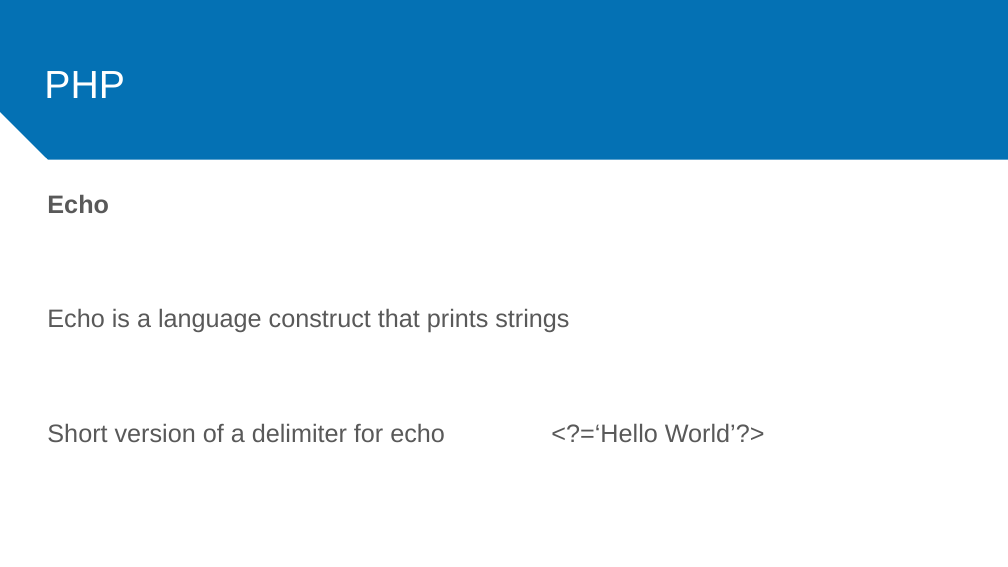
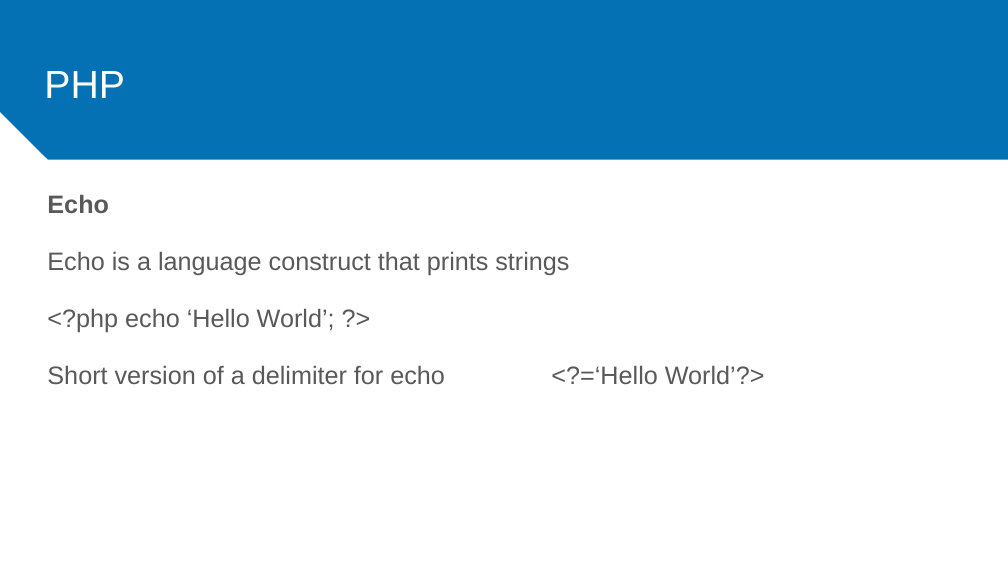
Before and after one commit to dominguesgm/Workshop-WebDev, a slide deck: slide 27 of presentation/webdev workshop.pptx (slide 23 before the commit). Drawn at 1008x567 pixels with LibreOffice and Linux fonts; fonts in the diff are those of the drawing. Boxes give left, top, right and bottom in pixels: in the first picture for what was removed or moved away, otherwise in the second. Text is boxed around its words. In the diff, an @@ line names an element or a change of style, - is before the commit and + after.

```diff
--- a/presentation/webdev workshop.pptx
+++ b/presentation/webdev workshop.pptx
@@ text at (47, 308, 335, 332): paragraph added @@
+<?php echo ‘Hello World’; ?>
```
Also in this commit, not shown: 2 other slides changed, 7 slides added.
